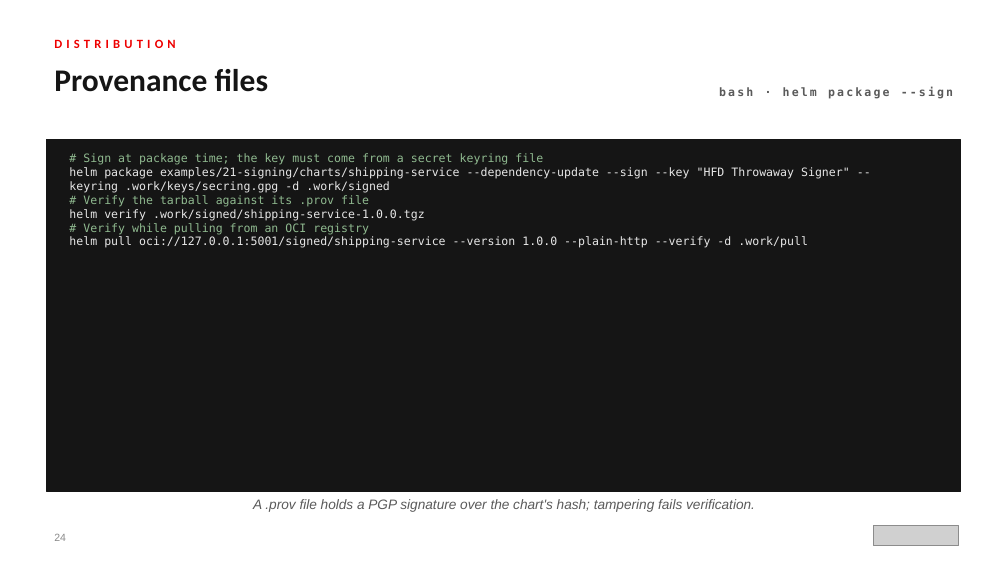
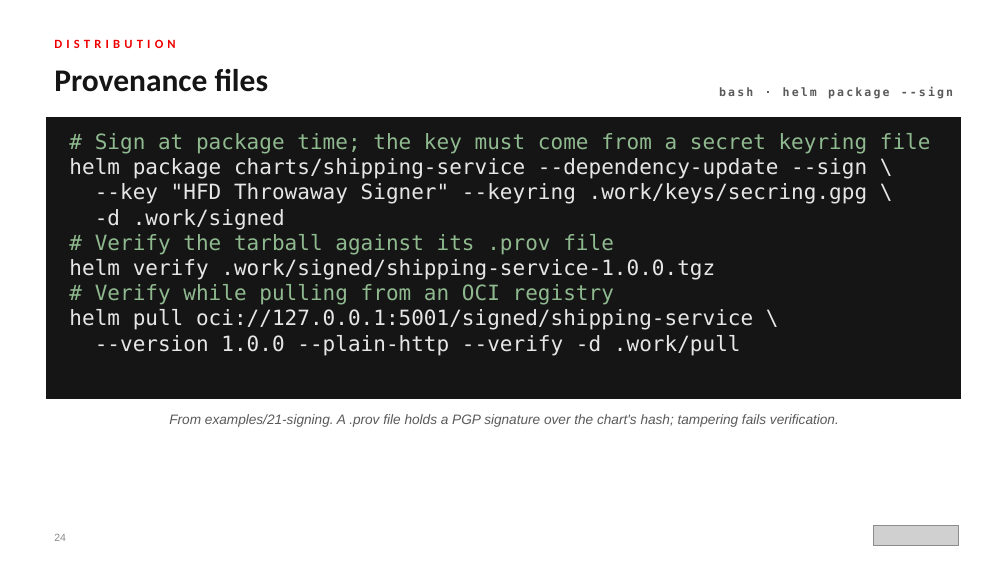
Before and after one commit to patterncatalyst/helm-for-developers, a slide deck: slide 24 of presentation/helm-201/Helm-201-r1.0.pptx. Drawn at 1008x567 pixels with LibreOffice and Linux fonts; fonts in the diff are those of the drawing; grey boxes stand for pictures. Boxes give left, top, right and bottom in pixels: in the first picture for what was removed or moved away, otherwise in the second. Text is boxed around its words. In the diff, an @@ line names an element or a change of style, - is before the commit and + after.

Commit message:
style(r1.0): Helm 201 deck voice pass, readability polish, diagram scale

```diff
--- a/presentation/helm-201/Helm-201-r1.0.pptx
+++ b/presentation/helm-201/Helm-201-r1.0.pptx
@@ rectangle: place and size @@
-rectangle at bbox=[47, 140, 961, 492]
+rectangle at bbox=[47, 117, 961, 399]
@@ text at bbox=[69, 133, 931, 356]: text changed; size 11 to 20 pt @@
-# Sign at package time; the key must come from a secret keyring file
-helm package examples/21-signing/charts/shipping-service --dependency-update --sign --key "HFD Throwaway Signer" --keyring .work/keys/secring.gpg -d .work/signed
-# Verify the tarball against its .prov file
-helm verify .work/signed/shipping-service-1.0.0.tgz
-# Verify while pulling from an OCI registry
-helm pull oci://127.0.0.1:5001/signed/shipping-service --version 1.0.0 --plain-http --verify -d .work/pull
+# Sign at package time; the key must come from a secret keyring file
+helm package charts/shipping-service --dependency-update --sign \
+--key "HFD Throwaway Signer" --keyring .work/keys/secring.gpg \
+-d .work/signed
+# Verify the tarball against its .prov file
+helm verify .work/signed/shipping-service-1.0.0.tgz
+# Verify while pulling from an OCI registry
+helm pull oci://127.0.0.1:5001/signed/shipping-service \
+--version 1.0.0 --plain-http --verify -d .work/pull
@@ text at bbox=[169, 414, 839, 427]: text changed @@
-A .prov file holds a PGP signature over the chart's hash; tampering fails verification.
+From examples/21-signing. A .prov file holds a PGP signature over the chart's hash; tampering fails verification.
```
Also in this commit, not shown: 30 other slides changed, 2 slides added, 31 other files.
